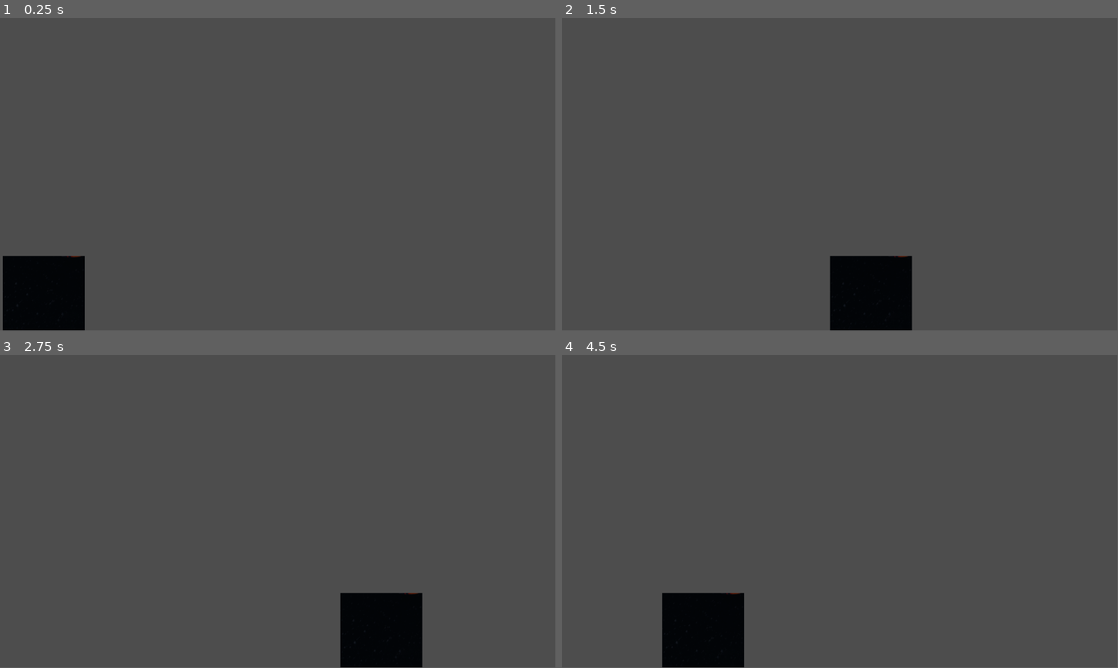
Above: before the commit, frames 1-4 (two rows, left to right).
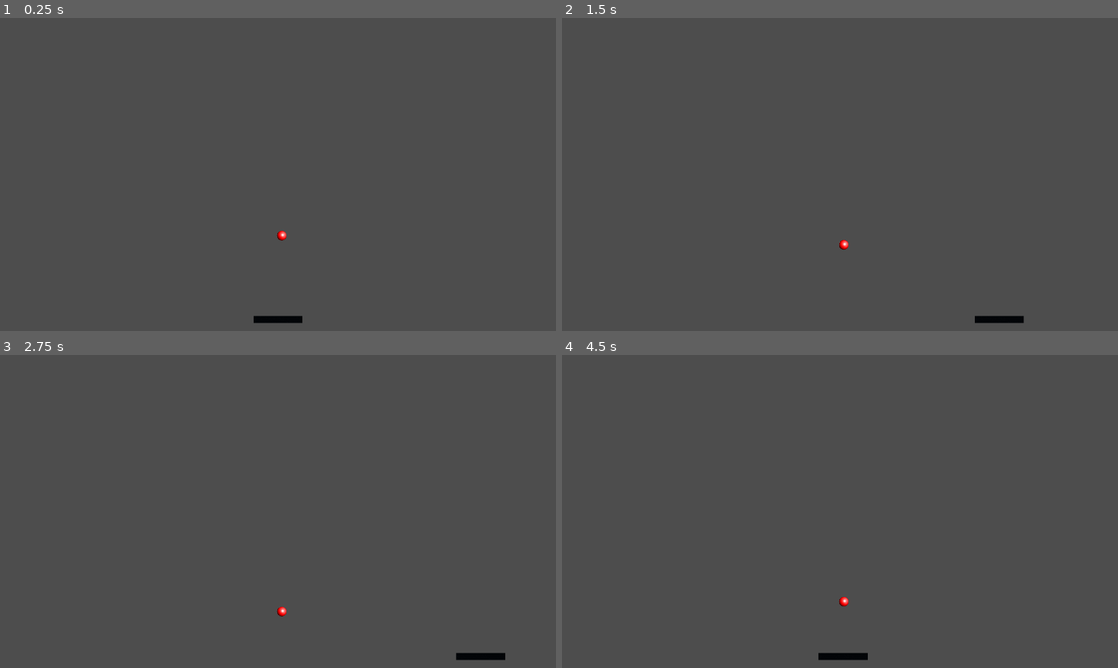
Above: after the commit, the same moments.

Repository: Archaoss/OneLastBrick
Game: Godot game, scene res://main.tscn
Same seed, same stepped clock (60 frames per second), same inputs: the game is played once before the commit and once after it.
Inputs:
- Up to frame 1 (0.25 s): no input
- Up to frame 2 (1.5 s): tap Enter at 0.5 s; hold D (move_right) 0.53-1.28 s; hold A (move_left) from 1.28 s (still down)
- Up to frame 3 (2.75 s): release A (move_left) at 2.03 s; hold D (move_right) from 2.03 s (still down)
- Up to frame 4 (4.5 s): release D (move_right) at 3.53 s; hold A (move_left) from 3.53 s (still down)
In our replay, the window is 799x449 before the commit and 800x450 after it. These sizes can differ from the game's own. Grey fills any space a smaller window leaves; there, only what the larger window draws over its background counts as a difference.

The runs differ from the first frame. In frame 1, 3.8% of the frame differs, in the area x 0-55%, y 68-100%; in frame 2, 3.8%; in frame 3, 3.8%, in the area x 49-91%, y 76-100%; in frame 4, 3.8%.

Commit message:
first draft

Diff:
--- a/ball.tscn
+++ b/ball.tscn
@@ -1,11 +1,17 @@
-[gd_scene load_steps=3 format=3 uid="uid://d2nqd86k3nlt8"]
+[gd_scene load_steps=5 format=3 uid="uid://d2nqd86k3nlt8"]
 
 [ext_resource type="Texture2D" uid="uid://c730lccys26lo" path="res://images/ball.png" id="1_5h1pw"]
+[ext_resource type="Script" path="res://scripts/ball.gd" id="1_hdb8l"]
+
+[sub_resource type="PhysicsMaterial" id="PhysicsMaterial_2hxeg"]
+bounce = 0.66
 
 [sub_resource type="CircleShape2D" id="CircleShape2D_d445l"]
 radius = 17.0
 
-[node name="Ball" type="AnimatableBody2D"]
+[node name="Ball" type="RigidBody2D"]
+physics_material_override = SubResource("PhysicsMaterial_2hxeg")
+script = ExtResource("1_hdb8l")
 
 [node name="Sprite2D" type="Sprite2D" parent="."]
 scale = Vector2(0.05, 0.05)
--- a/main.tscn
+++ b/main.tscn
@@ -1,25 +1,45 @@
-[gd_scene load_steps=5 format=3 uid="uid://8mtskc3mfd6r"]
+[gd_scene load_steps=9 format=3 uid="uid://8mtskc3mfd6r"]
 
 [ext_resource type="Script" path="res://scripts/main.gd" id="1_lp3pw"]
-[ext_resource type="Script" path="res://scripts/paddle.gd" id="2_3bgix"]
-[ext_resource type="Texture2D" uid="uid://uxsha7o0qxj1" path="res://images/star.png" id="3_v84sr"]
+[ext_resource type="PackedScene" uid="uid://cxirmragua7gr" path="res://paddle.tscn" id="2_islsm"]
+[ext_resource type="PackedScene" uid="uid://d2nqd86k3nlt8" path="res://ball.tscn" id="2_l2ai3"]
 
-[sub_resource type="CircleShape2D" id="CircleShape2D_tjybm"]
+[sub_resource type="PhysicsMaterial" id="PhysicsMaterial_ka06k"]
+bounce = 0.3
+
+[sub_resource type="WorldBoundaryShape2D" id="WorldBoundaryShape2D_ua8mn"]
+normal = Vector2(0, 1)
+
+[sub_resource type="WorldBoundaryShape2D" id="WorldBoundaryShape2D_0ay7t"]
+distance = -1080.0
+
+[sub_resource type="WorldBoundaryShape2D" id="WorldBoundaryShape2D_6mmx8"]
+normal = Vector2(1, 0)
+
+[sub_resource type="WorldBoundaryShape2D" id="WorldBoundaryShape2D_y7d0g"]
+normal = Vector2(-1, 0)
+distance = -1920.0
 
 [node name="Main" type="Node"]
 script = ExtResource("1_lp3pw")
 
-[node name="Ball" type="Area2D" parent="."]
-visible = false
+[node name="Ball" parent="." instance=ExtResource("2_l2ai3")]
+position = Vector2(960, 720)
 
-[node name="CollisionShape2D" type="CollisionShape2D" parent="Ball"]
-shape = SubResource("CircleShape2D_tjybm")
+[node name="Paddle" parent="." instance=ExtResource("2_islsm")]
+position = Vector2(960, 1040)
 
-[node name="Paddle" type="CharacterBody2D" parent="."]
-script = ExtResource("2_3bgix")
-width = 20
-speed = 1000
+[node name="Walls" type="StaticBody2D" parent="."]
+physics_material_override = SubResource("PhysicsMaterial_ka06k")
 
-[node name="Sprite2D" type="Sprite2D" parent="Paddle"]
-position = Vector2(91, 572)
-texture = ExtResource("3_v84sr")
+[node name="Top" type="CollisionShape2D" parent="Walls"]
+shape = SubResource("WorldBoundaryShape2D_ua8mn")
+
+[node name="Bottom" type="CollisionShape2D" parent="Walls"]
+shape = SubResource("WorldBoundaryShape2D_0ay7t")
+
+[node name="Left" type="CollisionShape2D" parent="Walls"]
+shape = SubResource("WorldBoundaryShape2D_6mmx8")
+
+[node name="Right" type="CollisionShape2D" parent="Walls"]
+shape = SubResource("WorldBoundaryShape2D_y7d0g")
--- a/project.godot
+++ b/project.godot
@@ -18,6 +18,11 @@
 boot_splash/bg_color=Color(0.0509804, 0.0470588, 0, 1)
 config/icon="res://icon.svg"
 
+[display]
+
+window/size/viewport_width=1920
+window/size/viewport_height=1080
+window/stretch/mode="viewport"
 
 [input]
 
--- a/scripts/ball.gd
+++ b/scripts/ball.gd
@@ -1,14 +1,15 @@
-extends AnimatableBody2D
+extends RigidBody2D
 
 @onready var viewport_width = get_viewport_rect().size;
 
-@export var speed := 500 # px/s
+@export var speed := 400 # px/s
 var velocity := Vector2()
 
 func _ready() -> void:
 	velocity = Vector2.from_angle(randf()) * speed
+	print(velocity)
 
 
-func _process(delta):
+func _physics_process(delta: float) -> void:
 	position += velocity * delta
 	#position = position.clamp(Vector2.ZERO, viewport_width)
--- a/scripts/paddle.gd
+++ b/scripts/paddle.gd
@@ -1,4 +1,5 @@
 extends CharacterBody2D
+
 
 @onready var viewport_width = get_viewport_rect().size;
 
@@ -6,13 +7,14 @@
 @export var height: int = 10
 @export var speed:  int = 100
 
+
 # Called when the node enters the scene tree for the first time.
 func _ready():
 	pass # Replace with function body.
 
 
 # Called every frame. 'delta' is the elapsed time since the previous frame.
-func _process(delta):
+func _physics_process(delta: float) -> void:
 	velocity = Vector2.ZERO # The player's movement vector.
 	if Input.is_action_pressed("move_right"):
 		velocity.x += 1
Not shown, added: scripts/Session.vim
